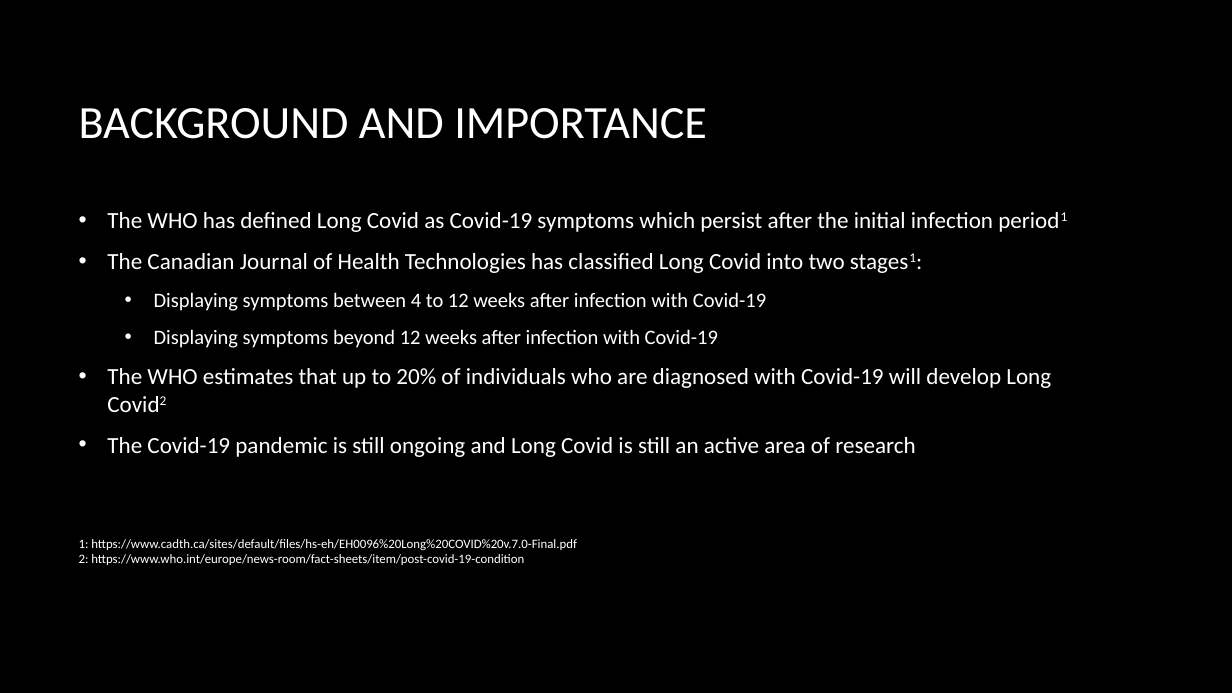
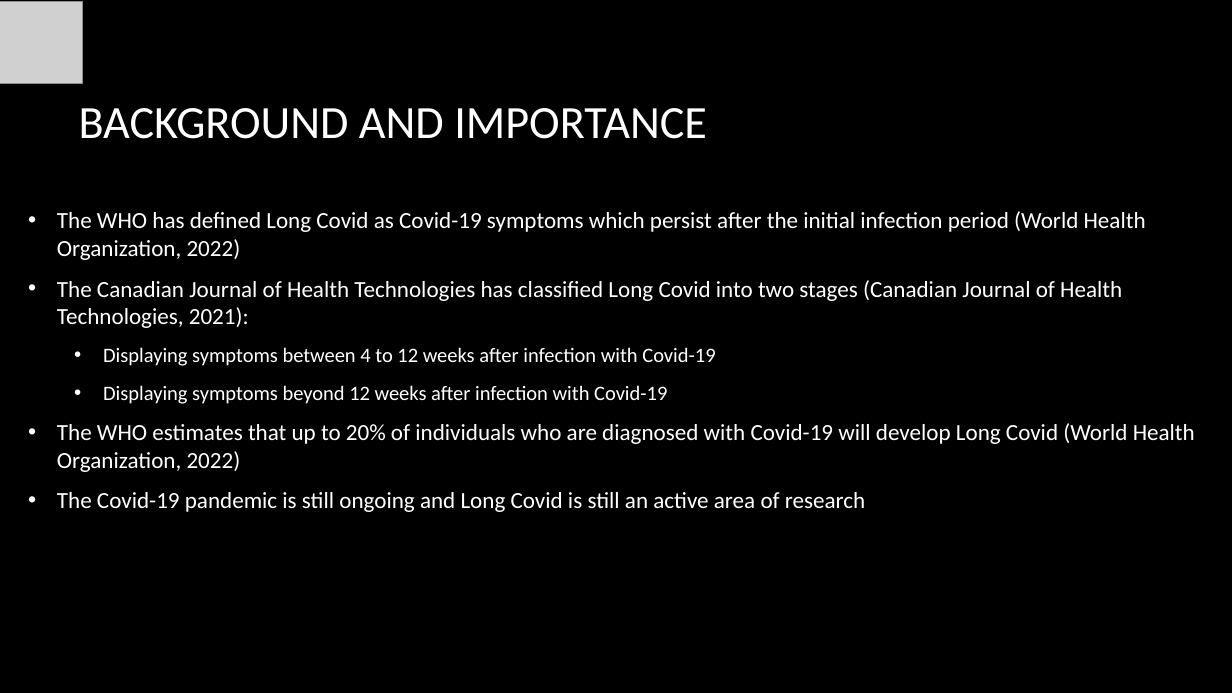
Before and after one commit to rdotzlaw/COMP4710-Group-11, a slide deck: slide 2 of 4710PresentationUpdated.pptx. Drawn at 1232x693 pixels with LibreOffice and Linux fonts; fonts in the diff are those of the drawing; grey boxes stand for pictures; background and template pictures are left out. Boxes give left, top, right and bottom in pixels: in the first picture for what was removed or moved away, otherwise in the second. Text is boxed around its words. In the diff, an @@ line names an element or a change of style, - is before the commit and + after.

```diff
--- a/4710PresentationUpdated.pptx
+++ b/4710PresentationUpdated.pptx
@@ picture added at <box>0,1,82,83</box> @@
@@ text "The WHO has defined Long ...": place and size @@
-text "The WHO has defined Long ..." at <box>107,212,1051,457</box>
+text "The WHO has defined Long ..." at <box>57,211,1195,512</box>
@@ text at <box>57,211,1146,328</box>: text changed @@
-• The WHO has defined Long Covid as Covid-19 symptoms which persist after the initial infection period1
-• The Canadian Journal of Health Technologies has classified Long Covid into two stages1:
+• The WHO has defined Long Covid as Covid-19 symptoms which persist after the initial infection period (World Health Organization, 2022)
+• The Canadian Journal of Health Technologies has classified Long Covid into two stages (Canadian Journal of Health Technologies, 2021):
@@ text at <box>57,423,1195,472</box>: text changed @@
-• The WHO estimates that up to 20% of individuals who are diagnosed with Covid-19 will develop Long Covid2
+• The WHO estimates that up to 20% of individuals who are diagnosed with Covid-19 will develop Long Covid (World Health Organization, 2022)
@@ text removed at <box>79,539,577,565</box> @@
-1: https://www.cadth.ca/sites/default/files/hs-eh/EH0096%20Long%20COVID%20v.7.0-Final.pdf
-2: https://www.who.int/europe/news-room/fact-sheets/item/post-covid-19-condition
```
Also in this commit, not shown: 11 other slides changed, 1 slide added.
